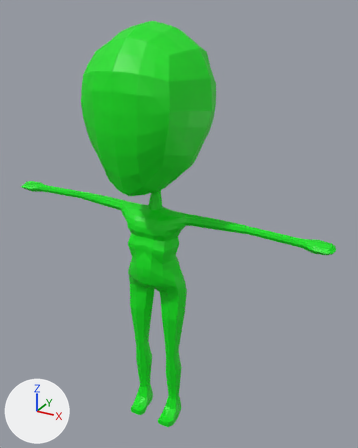
What one commit did to the Blender file Assets/Characters/BasicRobotModel.002.blend.
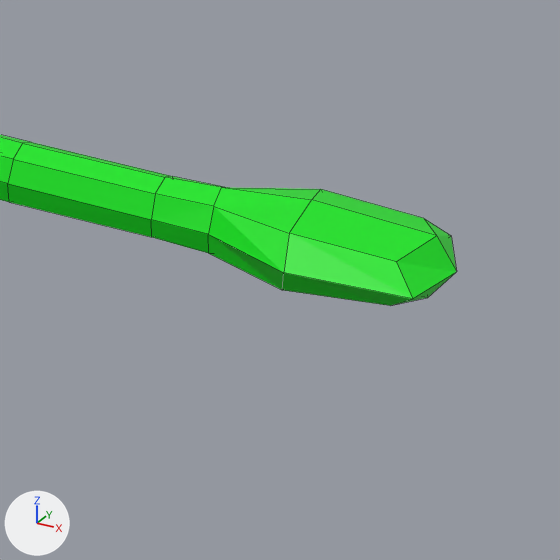
The first picture shows the older version from a 50 mm camera at (0.968, -1.571, 1.775) aimed at (0.073, 0.057, 0.962). The close-ups show both versions on the part from 77% to 98% of the width and 48% to 65% of the height of that picture; other places that the commit changed are outside them. The lights are fixed; the arrows at lower left show +X, +Y and +Z. The close-ups show mesh edges as thin lines.

Names of what the first close-up shows: 'Cubes.005'.
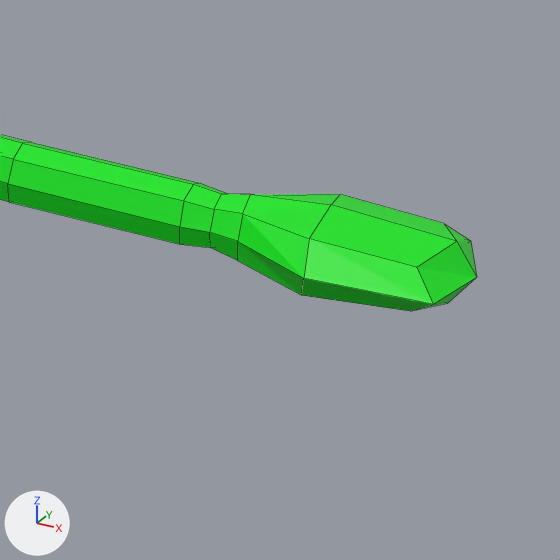
The change, as a diff of the scene's bpy script:
```diff
--- a/Assets/Characters/BasicRobotModel.002.blend.py
+++ b/Assets/Characters/BasicRobotModel.002.blend.py
@@ me_cube_009 @@
 # used by ob_cubes_005; location = (0.0, 0.0, 0.0)
-me_cube_009.from_pydata(...)  # 1050 vertices, 1048 faces; spans x -0.71..0.71, y -0.26..0.2, z 0.0..1.73
+me_cube_009.from_pydata(...)  # 1106 vertices, 1104 faces; spans x -0.72..0.72, y -0.26..0.2, z 0.0..1.72
+# me_cube_009 part 1: 25 vertices moved from x 0.57..0.71, y -0.04..0.04, z 1.0..1.04 to x 0.58..0.72, y -0.04..0.04, z 1.0..1.04; 8 vertices added at x 0.65..0.71, y -0.04..0.04, z 1.0..1.03
 me_cube_009.materials.append(mat_collapse1)
```

Pixel boxes (x1, y1, x2, y2) of what changed, in the close-ups (560 x 560 px; the box of a moved part takes in the faces that stretch with it):
'Cubes.005', reshaped: before (0, 135, 457, 306); after (0, 135, 477, 311)
part 1 of me_cube_009, moved or reshaped: before (87, 174, 457, 306); after (87, 174, 477, 311)
